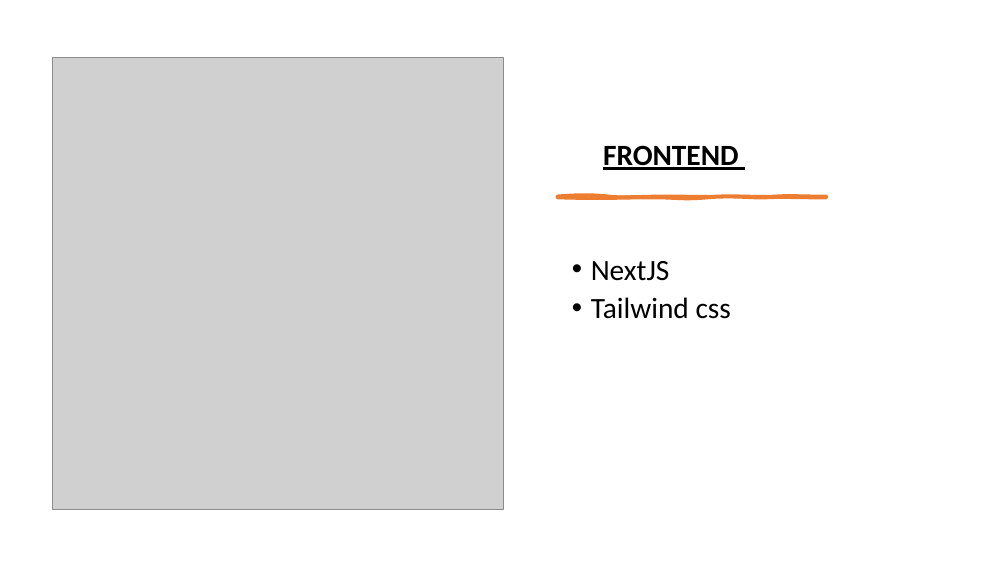
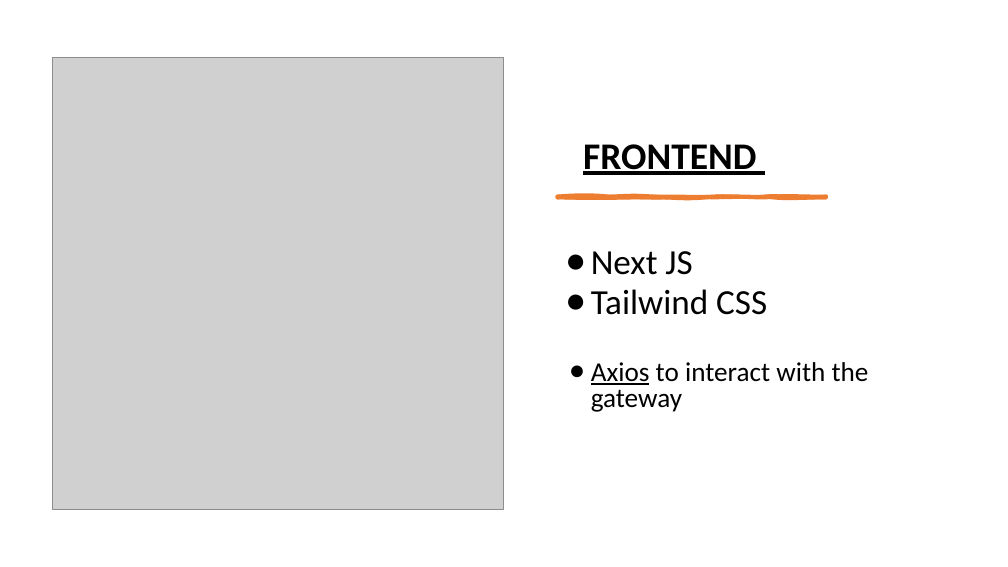
Before and after one commit to Nide17/irembo-user-acc-mgt, a slide deck: slide 4 of ppt.pptx (slide 9 before the commit). Drawn at 1008x567 pixels with LibreOffice and Linux fonts; fonts in the diff are those of the drawing; grey boxes stand for pictures. Boxes give left, top, right and bottom in pixels: in the first picture for what was removed or moved away, otherwise in the second. Text is boxed around its words. In the diff, an @@ line names an element or a change of style, - is before the commit and + after.

```diff
--- a/ppt.pptx
+++ b/ppt.pptx
@@ text at [583,144,756,175]: size 28 to 35.8 pt in "FRONTEND"; line spacing 0.9 to 0.8; less space between paragraphs @@
@@ freeform shape at [557,197,827,198]: outline redrawn @@
@@ text at [591,251,869,412]: text changed; size 28 to 25.9 pt @@
-• NextJS
-• Tailwind css
+● Next JS
+● Tailwind CSS
+● Axios to interact with the gateway
```
Also in this commit, not shown: 11 other slides changed, 1 slide added, 6 other files.
